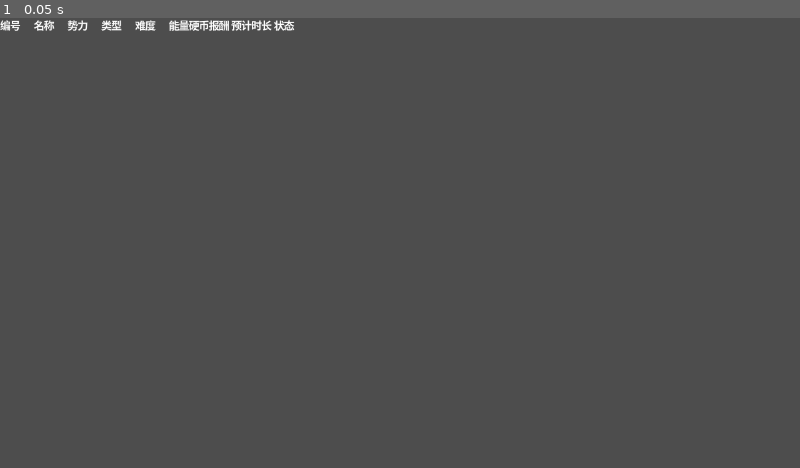
Above: before the commit, frame 1.
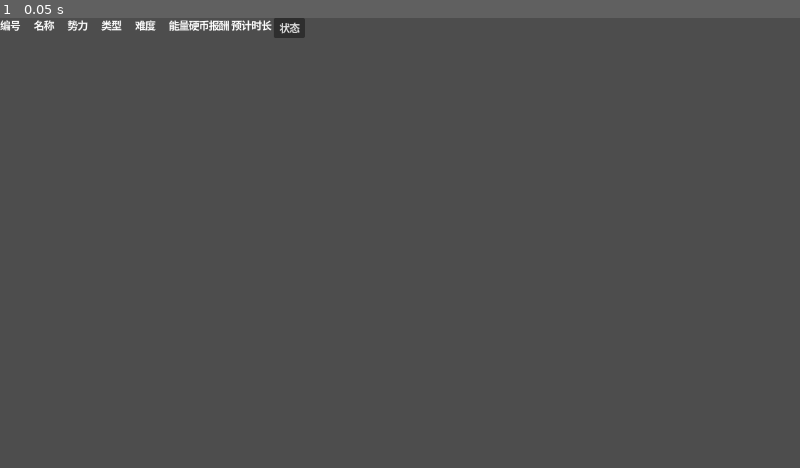
Above: after the commit, the same moment.

Repository: unjerry/GGJ2026
Game: Godot game, scene res://system/tess/row/row.tscn
Two runs of this game, one before a commit and one after it. Both use one fixed random seed, a clock stepped at 60 frames per second and the inputs below. This scene is started directly instead of the project's main scene.
Inputs:
- Up to frame 1 (0.05 s): no input

The runs differ from the first frame. In frame 1, 0.2% of the frame differs, in the area x 34-39%, y 0-5%.

Commit message:
ALL * -m row button

Diff:
--- a/svs-4-5-1/system/tess/row/row.gd
+++ b/svs-4-5-1/system/tess/row/row.gd
@@ -4,7 +4,10 @@
 ## 任务行UI组件，用于显示单条任务数据
 ## 从父容器接收数据字典并更新所有Label
 
-# 缓存所有Label节点引用
+# 信号：任务被接受时发出
+signal task_accepted(task_id: String)
+
+# 缓存所有Label/Button节点引用
 @onready var label_id: Label = $Label2
 @onready var label_name: Label = $Label3
 @onready var label_faction: Label = $Label
@@ -12,20 +15,44 @@
 @onready var label_difficulty: Label = $Label5
 @onready var label_reward: Label = $Label6
 @onready var label_duration: Label = $Label7
-@onready var label_status: Label = $Label8
+@onready var button_status: Button = $Label8  # 状态按钮
 
 # 存储当前任务数据
 var task_data: Dictionary = {}
 
+# 倒计时时间（秒），用于显示"执行中 XX:XX"
+var remaining_time: float = 0.0
+var is_task_running: bool = false
+
 func _ready() -> void:
+	# 连接按钮点击事件
+	if button_status:
+		button_status.pressed.connect(_on_status_button_pressed)
+
 	# 如果有初始数据，则显示
 	if not task_data.is_empty():
 		_update_labels()
+
+func _process(delta: float) -> void:
+	# 如果任务正在执行，更新倒计时显示
+	if is_task_running and remaining_time > 0:
+		remaining_time -= delta
+		if remaining_time < 0:
+			remaining_time = 0
+		_update_status_button()
 
 ## 设置任务数据并更新UI
 ## @param data: 包含任务信息的字典
 func set_task_data(data: Dictionary) -> void:
 	task_data = data
+
+	# 解析倒计时时间（如果有）
+	if data.has("remaining_time"):
+		remaining_time = float(data.get("remaining_time", 0))
+	elif data.get("status", "") == "进行中":
+		# 如果状态是进行中但没有剩余时间，从duration解析
+		remaining_time = _parse_duration_to_seconds(data.get("duration", ""))
+
 	if is_node_ready():
 		_update_labels()
 
@@ -38,7 +65,66 @@
 	label_difficulty.text = task_data.get("difficulty", "")
 	label_reward.text = task_data.get("reward", "")
 	label_duration.text = task_data.get("duration", "")
-	label_status.text = task_data.get("status", "")
+
+	# 更新状态按钮
+	_update_status_button()
+
+## 更新状态按钮的显示
+func _update_status_button() -> void:
+	var status = task_data.get("status", "")
+
+	match status:
+		"可接取":
+			button_status.text = "接受"
+			button_status.disabled = false
+			is_task_running = false
+
+		"进行中":
+			# 显示倒计时
+			var time_str = _format_time(remaining_time)
+			button_status.text = "执行中 " + time_str
+			button_status.disabled = true
+			is_task_running = true
+
+		"已完成", "锁定", _:
+			# 其他状态显示原状态名，按钮禁用
+			button_status.text = status
+			button_status.disabled = true
+			is_task_running = false
+
+## 按钮点击事件处理
+func _on_status_button_pressed() -> void:
+	var status = task_data.get("status", "")
+
+	if status == "可接取":
+		# 接受任务，改为进行中
+		task_data["status"] = "进行中"
+
+		# 设置倒计时时间
+		if remaining_time <= 0:
+			remaining_time = _parse_duration_to_seconds(task_data.get("duration", "15分钟"))
+
+		# 更新UI
+		_update_status_button()
+
+		# 发出信号
+		task_accepted.emit(get_task_id())
+		print("任务 ", get_task_id(), " 已接受，开始执行")
+
+## 解析时长字符串为秒数（如"15分钟" -> 900）
+func _parse_duration_to_seconds(duration_str: String) -> float:
+	# 简单解析，支持 "XX分钟" 格式
+	if duration_str.ends_with("分钟"):
+		var num_str = duration_str.replace("分钟", "").strip_edges()
+		return float(num_str) * 60.0
+	return 600.0  # 默认10分钟
+
+## 格式化秒数为 MM:SS 格式
+func _format_time(seconds: float) -> String:
+	var total_seconds = int(seconds)
+	var minutes = int(total_seconds / 60)
+	var secs = total_seconds % 60
+	return "%02d:%02d" % [minutes, secs]
 
 ## 获取当前任务ID（便于外部引用）
 func get_task_id() -> String:
--- a/svs-4-5-1/system/tess/row/row.tscn
+++ b/svs-4-5-1/system/tess/row/row.tscn
@@ -54,9 +54,8 @@
 size_flags_vertical = 1
 text = "预计时长"
 
-[node name="Label8" type="Label" parent="."]
+[node name="Label8" type="Button" parent="."]
 custom_minimum_size = Vector2(50, 0)
 layout_mode = 2
 size_flags_horizontal = 3
-size_flags_vertical = 1
 text = "状态"
